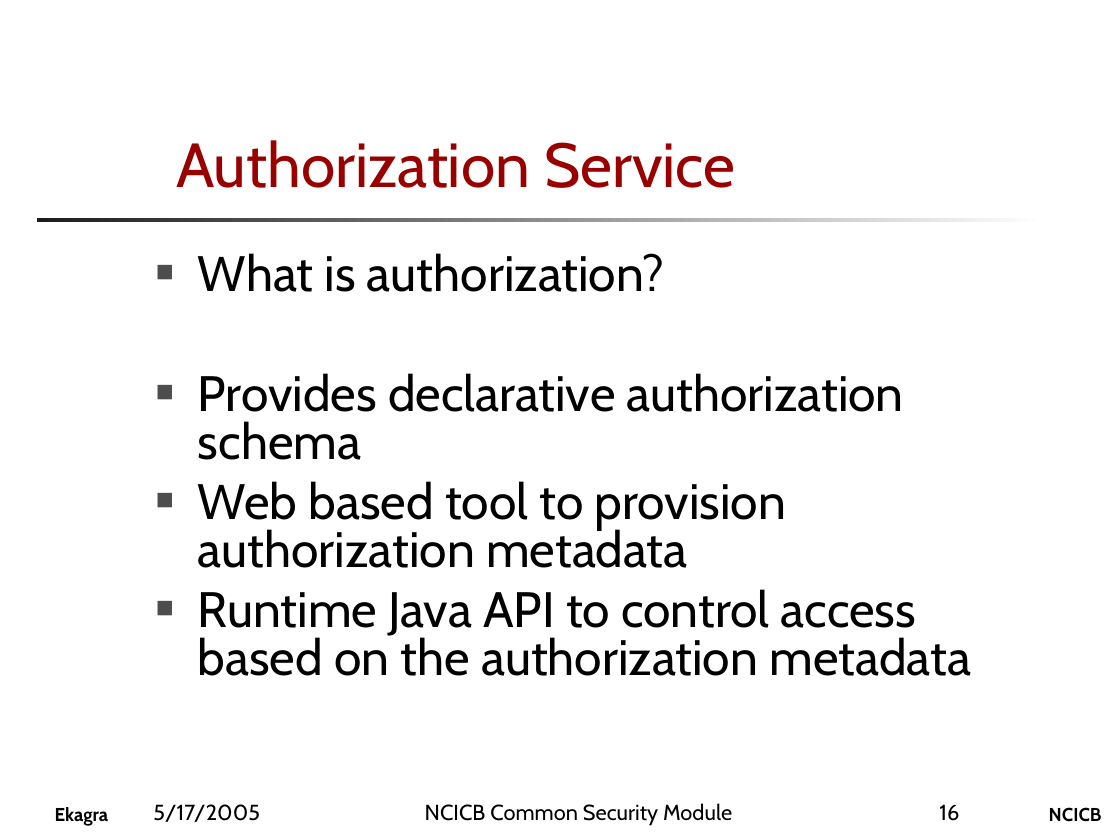
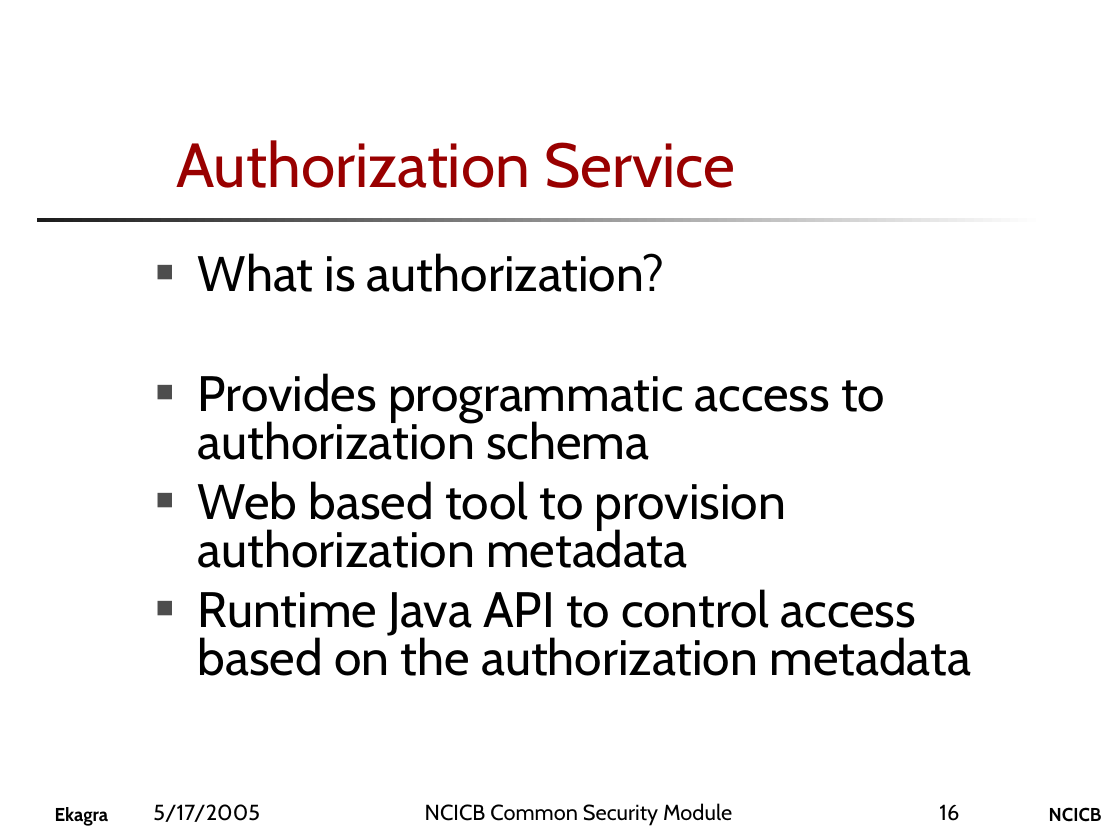
Before and after one commit to CBIIT/common-security-module-docs, a slide deck: slide 16 of Presentations/CSM_Presentation_for_CRIX.ppt. Drawn at 1120x840 pixels with LibreOffice and Linux fonts; fonts in the diff are those of the drawing; background and template pictures are left out. Boxes give left, top, right and bottom in pixels: in the first picture for what was removed or moved away, otherwise in the second. Text is boxed around its words. In the diff, an @@ line names an element or a change of style, - is before the commit and + after.

```diff
--- a/Presentations/CSM_Presentation_for_CRIX.ppt
+++ b/Presentations/CSM_Presentation_for_CRIX.ppt
@@ text at [198, 373, 885, 460]: text changed @@
-■ Provides declarative authorization schema
+■ Provides programmatic access to authorization schema
```
Also in this commit, not shown: 3 other slides changed.
